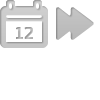
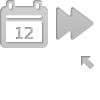
Two versions of the same layered image (100 x 100). Layer-by-layer changes:
added layer "goback" above "图层 4" over [81, 56, 94, 69]
